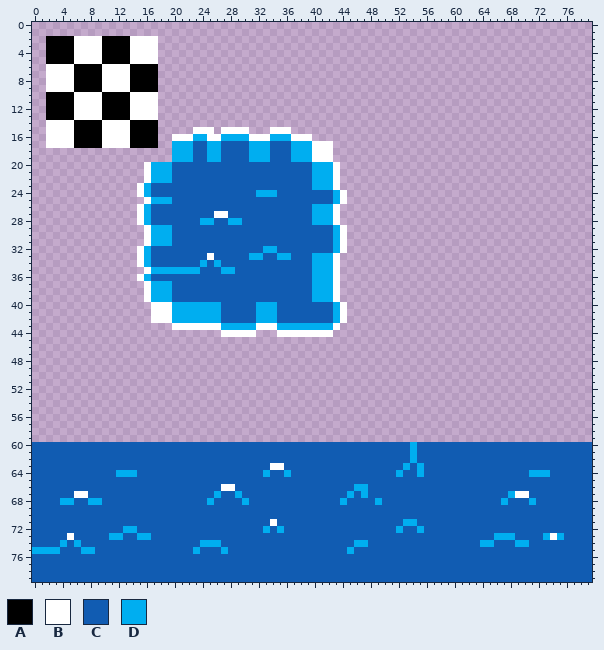
One commit to this sprite sheet: tilesets/WaterTileSet/output_tileset.png. The picture above is the old version.
The file is 80x80 pixels.
Palette (. is transparent): A #000000  B #ffffff  C #115cb2  D #00aef0
After the commit:
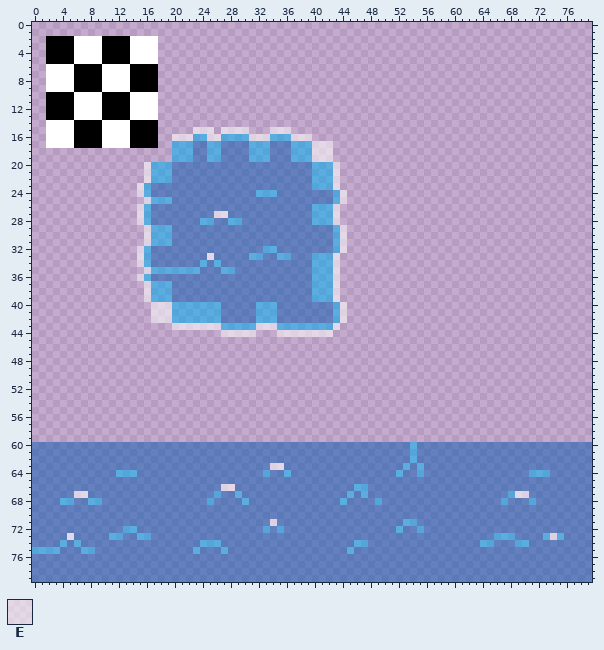
Colours new in this view: E #ffffff89
The edit:
{"colour":"C","old":"#115cb2","new":"#115cb289"}
{"colour":"D","old":"#00aef0","new":"#00aef089"}
{"y":15,"x":23,"old":"BBB","new":"EEE"}
{"y":15,"x":27,"old":"BBBB","new":"EEEE"}
{"y":15,"x":34,"old":"BBB","new":"EEE"}
{"y":16,"x":20,"old":"BBB","new":"EEE"}
{"y":16,"x":25,"old":"BB","new":"EE"}
{"y":16,"x":31,"old":"BBB","new":"EEE"}
{"y":16,"x":37,"old":"BBB","new":"EEE"}
{"y":17,"x":40,"old":"BBB","new":"EEE"}
{"y":18,"x":40,"old":"BBB","new":"EEE"}
{"y":19,"x":40,"old":"BBB","new":"EEE"}
{"y":20,"x":16,"old":"B","new":"E"}
{"y":20,"x":43,"old":"B","new":"E"}
{"y":21,"x":16,"old":"B","new":"E"}
{"y":21,"x":43,"old":"B","new":"E"}
{"y":22,"x":16,"old":"B","new":"E"}
{"y":22,"x":43,"old":"B","new":"E"}
{"y":23,"x":15,"old":"B","new":"E"}
{"y":23,"x":43,"old":"B","new":"E"}
{"y":24,"x":15,"old":"B","new":"E"}
{"y":24,"x":44,"old":"B","new":"E"}
{"y":25,"x":16,"old":"B","new":"E"}
{"y":25,"x":44,"old":"B","new":"E"}
{"y":26,"x":15,"old":"B","new":"E"}
{"y":26,"x":43,"old":"B","new":"E"}
{"y":27,"x":15,"old":"B","new":"E"}
{"y":27,"x":26,"old":"BB","new":"EE"}
{"y":27,"x":43,"old":"B","new":"E"}
{"y":28,"x":15,"old":"B","new":"E"}
{"y":28,"x":43,"old":"B","new":"E"}
{"y":29,"x":16,"old":"B","new":"E"}
{"y":29,"x":44,"old":"B","new":"E"}
{"y":30,"x":16,"old":"B","new":"E"}
{"y":30,"x":44,"old":"B","new":"E"}
{"y":31,"x":16,"old":"B","new":"E"}
{"y":31,"x":44,"old":"B","new":"E"}
{"y":32,"x":15,"old":"B","new":"E"}
{"y":32,"x":44,"old":"B","new":"E"}
{"y":33,"x":15,"old":"B","new":"E"}
{"y":33,"x":25,"old":"B","new":"E"}
{"y":33,"x":43,"old":"B","new":"E"}
{"y":34,"x":15,"old":"B","new":"E"}
{"y":34,"x":43,"old":"B","new":"E"}
{"y":35,"x":16,"old":"B","new":"E"}
{"y":35,"x":43,"old":"B","new":"E"}
{"y":36,"x":15,"old":"B","new":"E"}
{"y":36,"x":43,"old":"B","new":"E"}
{"y":37,"x":16,"old":"B","new":"E"}
{"y":37,"x":43,"old":"B","new":"E"}
{"y":38,"x":16,"old":"B","new":"E"}
{"y":38,"x":43,"old":"B","new":"E"}
{"y":39,"x":16,"old":"B","new":"E"}
{"y":39,"x":43,"old":"B","new":"E"}
{"y":40,"x":17,"old":"BBB","new":"EEE"}
{"y":40,"x":44,"old":"B","new":"E"}
{"y":41,"x":17,"old":"BBB","new":"EEE"}
{"y":41,"x":44,"old":"B","new":"E"}
{"y":42,"x":17,"old":"BBB","new":"EEE"}
{"y":42,"x":44,"old":"B","new":"E"}
{"y":43,"x":20,"old":"BBBBBBB","new":"EEEEEEE"}
{"y":43,"x":32,"old":"BBB","new":"EEE"}
{"y":43,"x":43,"old":"B","new":"E"}
{"y":44,"x":27,"old":"BBBBB","new":"EEEEE"}
{"y":44,"x":35,"old":"BBBBBBBB","new":"EEEEEEEE"}
{"y":63,"x":34,"old":"BB","new":"EE"}
{"y":66,"x":27,"old":"BB","new":"EE"}
{"y":67,"x":6,"old":"BB","new":"EE"}
{"y":67,"x":69,"old":"BB","new":"EE"}
{"y":71,"x":34,"old":"B","new":"E"}
{"y":73,"x":5,"old":"B","new":"E"}
{"y":73,"x":74,"old":"B","new":"E"}
